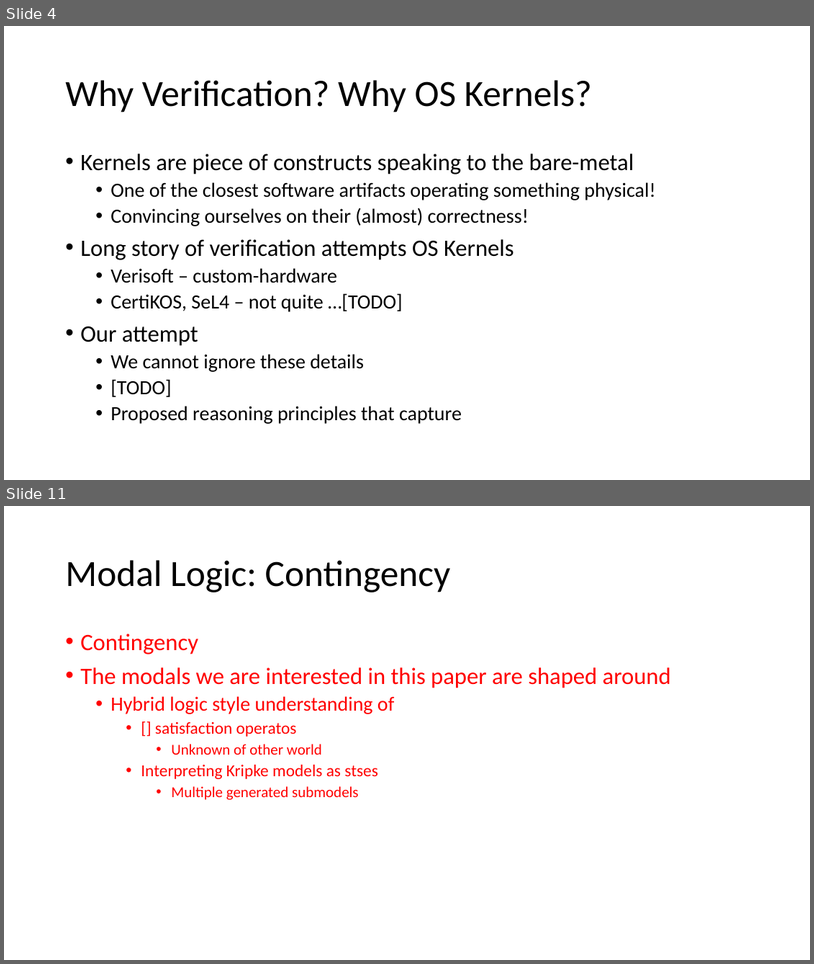
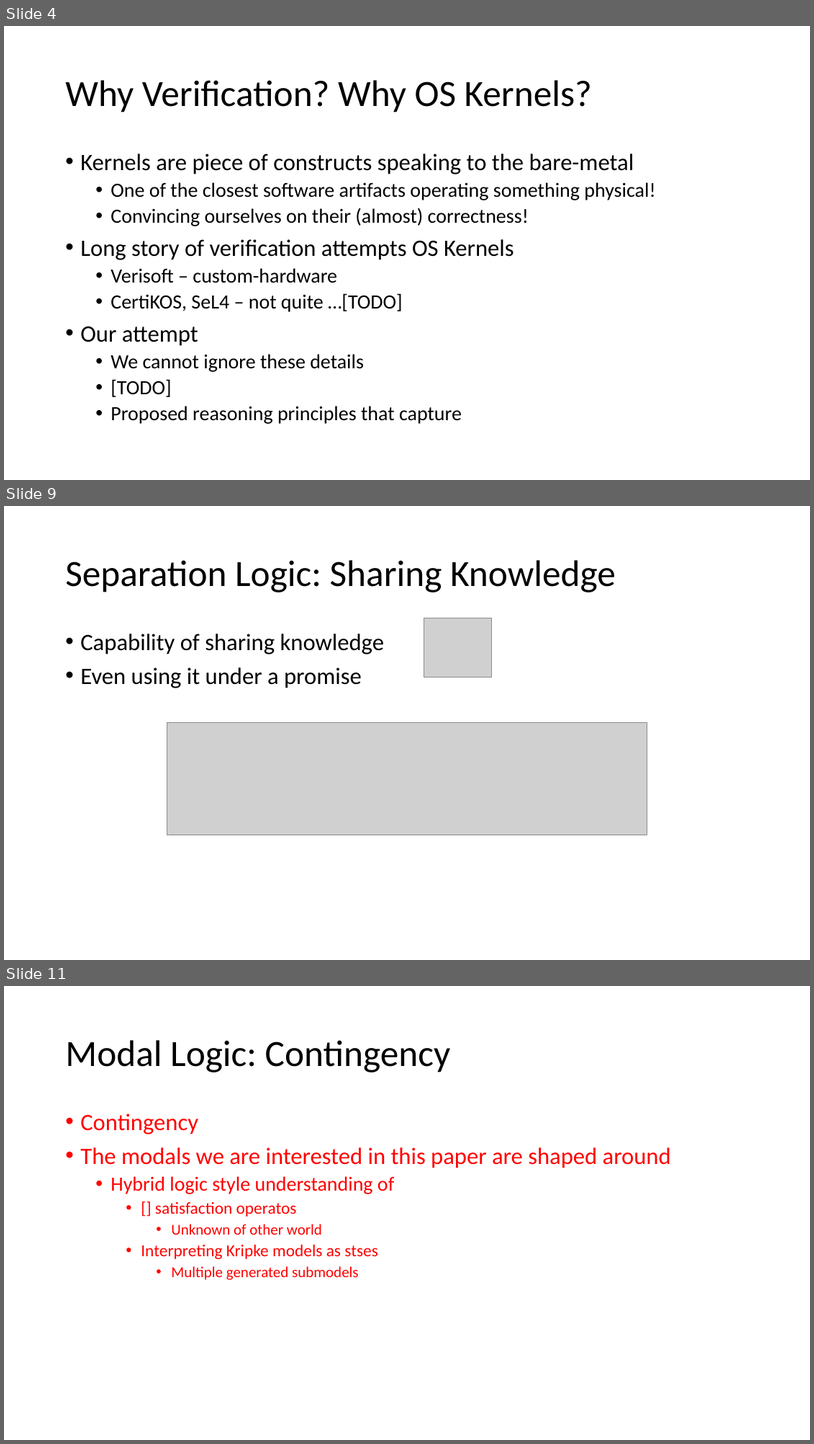
Before and after one commit to Contingent-Systems/modal_abstractions_presentations, a slide deck: thesis_proposal/proposal.pptx. Shown one above the other, each under a label of ours: slides 4 and 11 before the commit, slides 4, 9 and 11 after it; the slides between them are not shown. The pictures are 814x964 and 814x1444 pixels, drawn with LibreOffice and Linux fonts; fonts in the diff are those of the drawing; grey boxes stand for pictures. Boxes give left, top, right and bottom in pixels: in the first picture for what was removed or moved away, otherwise in the second. Text is boxed around its words. In the diff, an @@ line names an element or a change of style, - is before the commit and + after.

```diff
--- a/thesis_proposal/proposal.pptx
+++ b/thesis_proposal/proposal.pptx
@@ slide 9 added at (x1=4, y1=506, x2=810, y2=960), background #FFFFFF @@
@@ title added at (x1=65, y1=560, x2=616, y2=592), 44 pt, text #000000 @@
+Separation Logic: Sharing Knowledge
@@ text added at (x1=80, y1=633, x2=385, y2=688), 28 pt, text #000000 @@
+• Capability of sharing knowledge
+• Even using it under a promise
@@ picture added at (x1=424, y1=618, x2=492, y2=677) @@
@@ picture added at (x1=167, y1=723, x2=647, y2=834) @@
```
Also in this commit, not shown: 5 slides changed, 1 other slide added, 1 slide removed.
